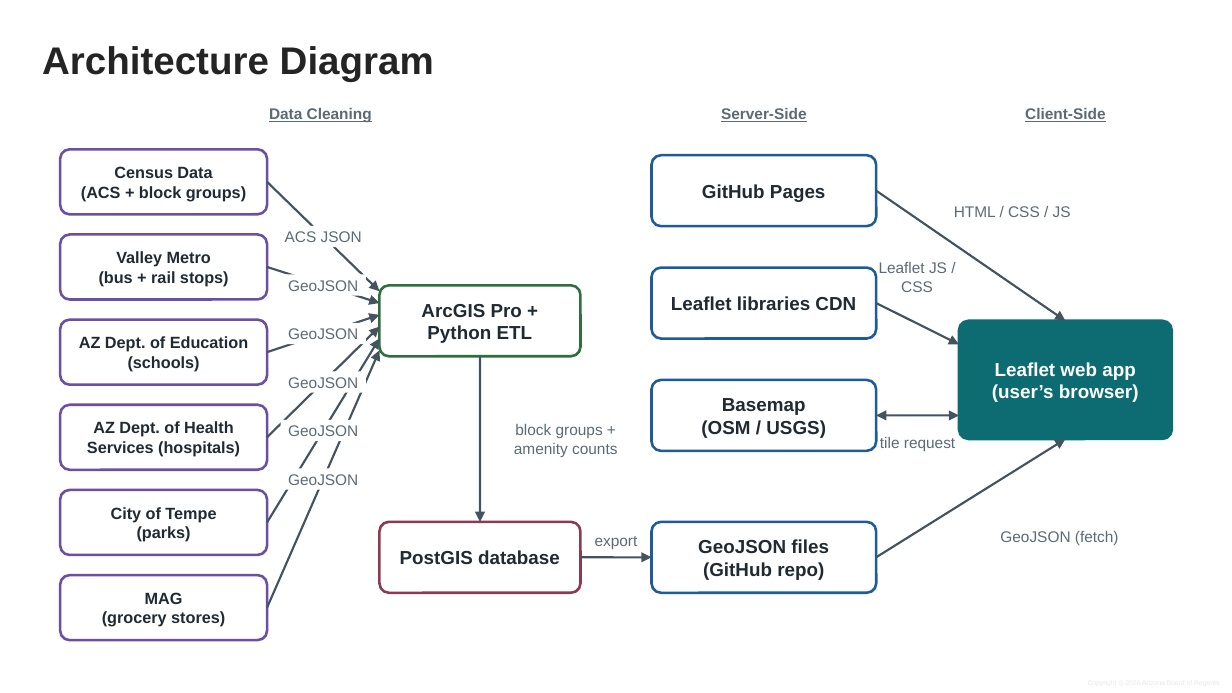
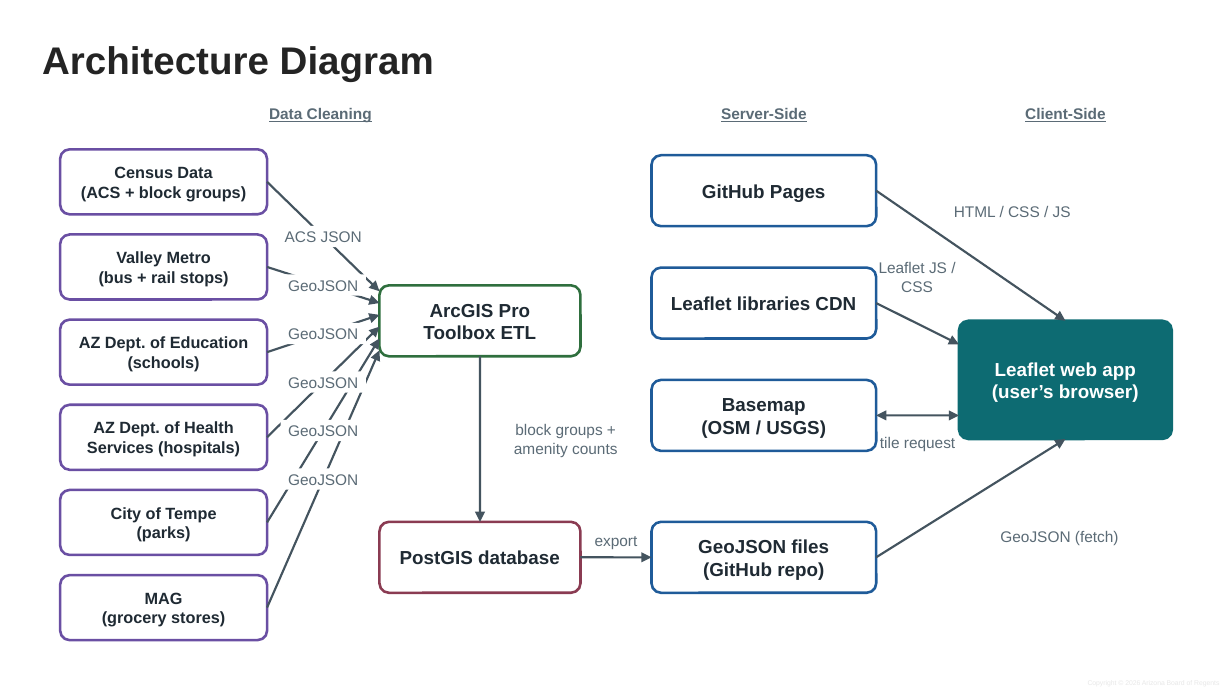
Before and after one commit to arjavrawal/homescope-tempe, a slide deck: slide 4 of prototype presentation.pptx. Drawn at 1232x693 pixels with LibreOffice and Linux fonts; fonts in the diff are those of the drawing; background and template pictures are left out. Boxes give left, top, right and bottom in pixels: in the first picture for what was removed or moved away, otherwise in the second. Text is boxed around its words. In the diff, an @@ line names an element or a change of style, - is before the commit and + after.

```diff
--- a/prototype presentation.pptx
+++ b/prototype presentation.pptx
@@ text in rounded rectangle at box(423, 304, 537, 339): text changed @@
-ArcGIS Pro +
-Python ETL
+ArcGIS Pro
+Toolbox ETL
```
Also in this commit, not shown: 1 other slide changed, 1 other file.
